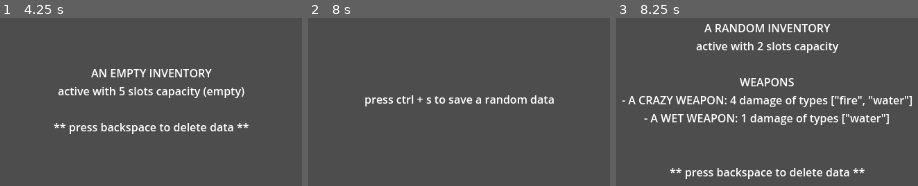
Above: before the commit, frames 1-3 (left to right).
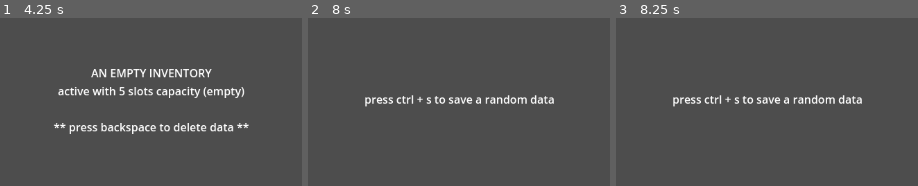
Above: after the commit, the same moments.

Repository: adriano-sudario/GDSerializable
Game: Godot game, scene res://main.tscn
The game is run twice, just before and just after one commit, with the same random seed, the same clock (stepped at 60 frames per second) and the same inputs.
Inputs:
- Up to frame 1 (4.25 s): tap Enter at 0.5, 2, 3.5 s; hold Ctrl 0.53-1.28 s; tap Space at 1.25, 2.75 s; hold S 1.28-2.03 s; tap Backspace at 1.35, 2.85 s; hold Ctrl 2.03-2.78 s; hold S from 3.53 s (still down); hold Ctrl from 3.53 s (still down)
- Up to frame 2 (8 s): tap Space at 4.25 s; release Ctrl at 4.28 s; tap Backspace at 4.35, 5.85, 7.35 s; hold Ctrl 5.03-5.78 s; release S at 5.78 s; hold Ctrl 6.53-7.28 s
- Up to frame 3 (8.25 s): hold S from 8.03 s (still down); hold Ctrl from 8.03 s (still down)

Frames 1-2 are identical in both runs. In frame 3, 9.9% of the frame differs, in the area x 1-99%, y 3-96%.
Error after the commit: Invalid access to property or key 'x' on a base object of type 'String'. (res://main.gd:91)

Commit message:
wip

Diff:
--- a/main.gd
+++ b/main.gd
@@ -11,26 +11,31 @@
 	weapon1.description = "an ordinary weapon"
 	weapon1.damage = 2
 	weapon1.types = ["neutral"] as Array[String]
+	weapon1.slot_size = Vector2(1, 1)
 
 	var weapon2 = Weapon.new()
 	weapon2.description = "a crazy weapon"
 	weapon2.damage = 4
 	weapon2.types = ["fire", "water"] as Array[String]
+	weapon1.slot_size = Vector2(2, 1)
 
 	var weapon3 = Weapon.new()
 	weapon3.description = "a very weak weapon"
 	weapon3.damage = 0.1
 	weapon3.types = ["neutral"] as Array[String]
+	weapon1.slot_size = Vector2(1, 1)
 
 	var weapon4 = Weapon.new()
 	weapon4.description = "a dirty weapon"
 	weapon4.damage = 3
 	weapon4.types = ["earth", "water"] as Array[String]
+	weapon1.slot_size = Vector2(1, 2)
 
 	var weapon5 = Weapon.new()
 	weapon5.description = "a wet weapon"
 	weapon5.damage = 1
 	weapon5.types = ["water"] as Array[String]
+	weapon1.slot_size = Vector2(1, 1)
 
 	randomize()
 	var weapons = [weapon1, weapon2, weapon3, weapon4, weapon5]
@@ -81,8 +86,10 @@
 					"description": weapon.description.to_upper(),
 					"damage": weapon.damage,
 					"types": weapon.types,
+					"size": weapon.slot_size
 				}
-				text += "- " + ("{description}: {damage} damage of types {types}").format(format) + "\n"
+				text += "- " + ("{description}: {damage} damage of types {types} with size ")\
+					.format(format) + ("%dw / %dh" % [format.size.x, format.size.y]) + "\n"
 		else:
 			text += " (empty)"
 
--- a/models/weapon.gd
+++ b/models/weapon.gd
@@ -4,3 +4,4 @@
 var description: String
 var damage: float
 var types: Array[String] = []
+var slot_size: Vector2
--- a/project.godot
+++ b/project.godot
@@ -12,7 +12,7 @@
 
 config/name="GDSerializableSample"
 run/main_scene="res://main.tscn"
-config/features=PackedStringArray("4.1", "GL Compatibility")
+config/features=PackedStringArray("4.2", "GL Compatibility")
 config/icon="res://icon.svg"
 
 [rendering]
